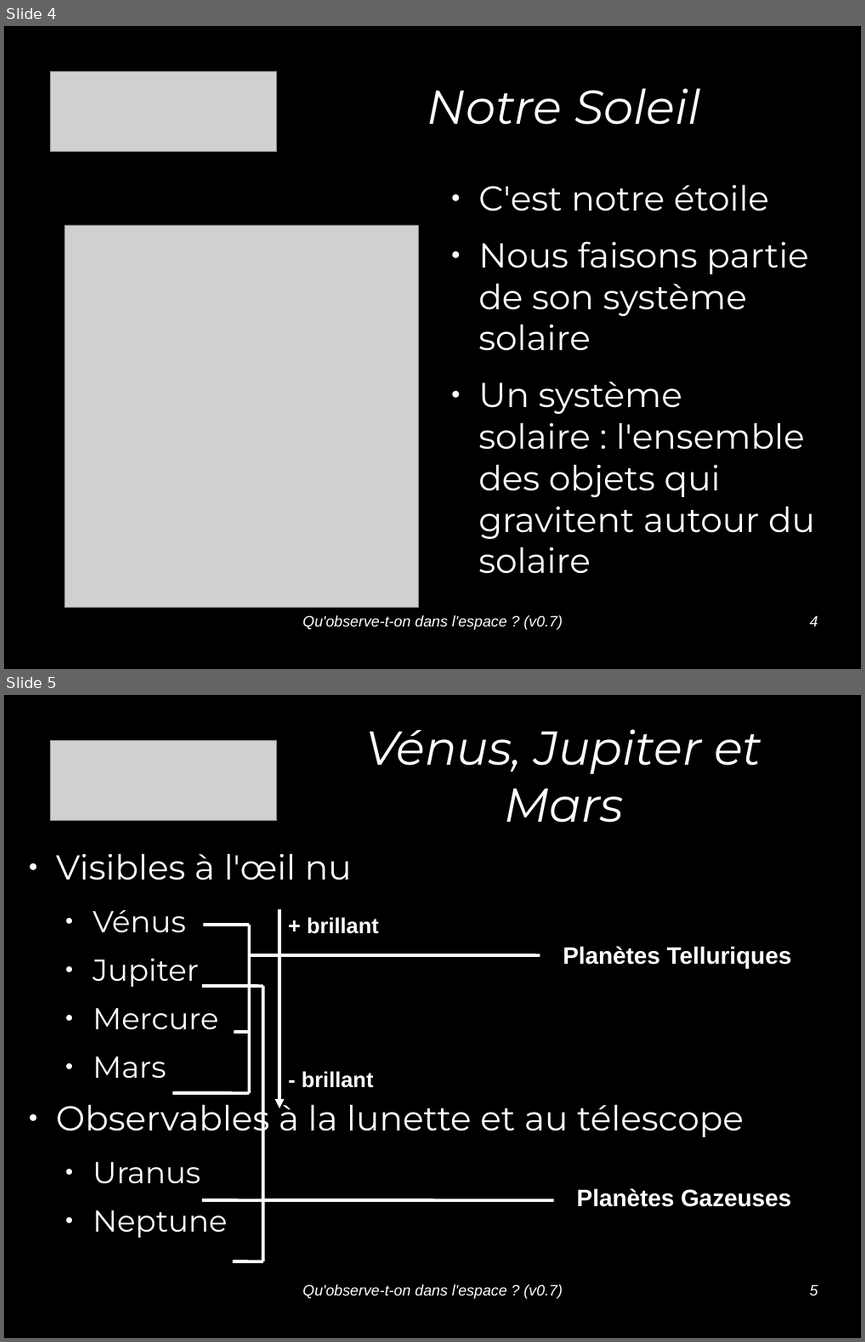
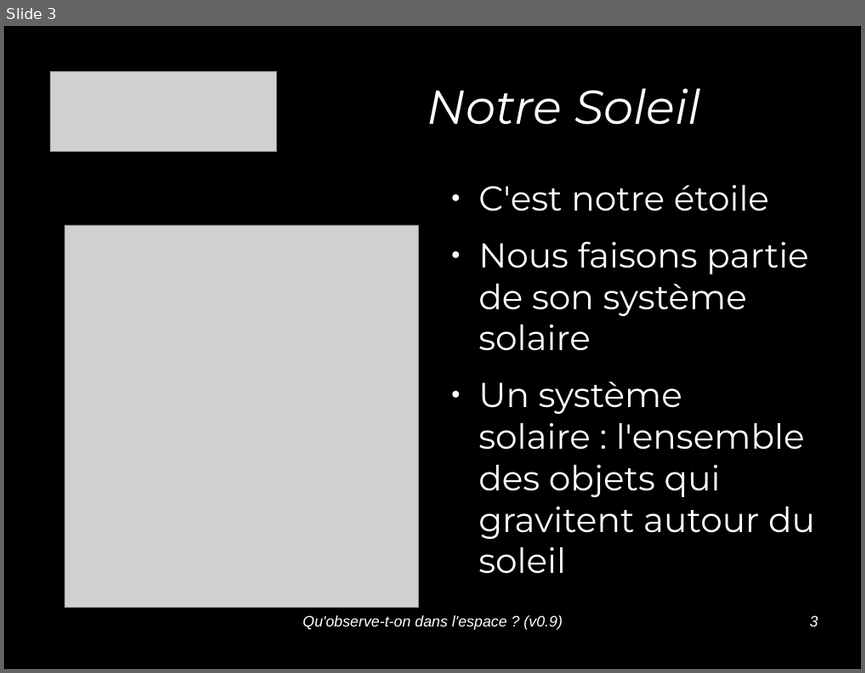
Before and after one commit to jcarnu/qf-astro, a slide deck: Ressources/Presentations/Qu_observe-t-on_dans_l_espace.odp. Shown one above the other, each under a label of ours: slides 4 and 5 before the commit, slide 3 after it. The pictures are 865x1342 and 865x673 pixels, drawn with LibreOffice and Linux fonts; fonts in the diff are those of the drawing; grey boxes stand for pictures; background and template pictures are left out. Boxes give left, top, right and bottom in pixels: in the first picture for what was removed or moved away, otherwise in the second. Text is boxed around its words. In the diff, an @@ line names an element or a change of style, - is before the commit and + after.

Commit message:
Correction suite à la lecture de Fred et de Vincent, ajout d'une Vue 3D, de la vue des planètes avec une nouvelle présentation

```diff
--- a/Ressources/Presentations/Qu_observe-t-on_dans_l_espace.odp
+++ b/Ressources/Presentations/Qu_observe-t-on_dans_l_espace.odp
@@ slide 5 removed at [4, 695, 861, 1338], background #000000 @@
@@ picture removed at [50, 741, 277, 821] @@
@@ title removed at [365, 729, 761, 823] @@
-Vénus, Jupiter et Mars
@@ text removed at [56, 854, 744, 1237] @@
-● Visibles à l'œil nu
-  ● Vénus
-  ● Jupiter
-  ● Mercure
-  ● Mars
-● Observables à la lunette et au télescope
-  ● Uranus
-  ● Neptune
@@ arrow removed from (279, 909) to (279, 1108) @@
@@ text removed at [307, 917, 379, 934] @@
-+ brillant
@@ group removed at [172, 925, 792, 1093]: 5 lines, 1 text @@
-Planètes Telluriques
@@ text removed at [302, 1071, 374, 1088] @@
-- brillant
@@ group removed at [202, 986, 791, 1261]: 5 lines, 1 text @@
-Planètes Gazeuses
@@ text removed at [302, 1284, 562, 1299] @@
-Qu'observe-t-on dans l'espace ? (v0.7)
@@ page number removed at [810, 1284, 818, 1295] @@
-5
@@ what was slide 4 is now slide 3 @@
@@ slide 3 changed as well @@
@@ text at [478, 381, 815, 573]: text changed @@
-● Un système solaire : l'ensemble des objets qui gravitent autour du solaire
+● Un système solaire : l'ensemble des objets qui gravitent autour du soleil
@@ text at [302, 615, 562, 630]: text changed @@
-Qu'observe-t-on dans l'espace ? (v0.7)
+Qu'observe-t-on dans l'espace ? (v0.9)
@@ page number at [810, 615, 818, 626]: text changed @@
-4
+3
```
Also in this commit, not shown: 12 other slides changed, 1 slide added, 1 other slide removed, 10 other files.
